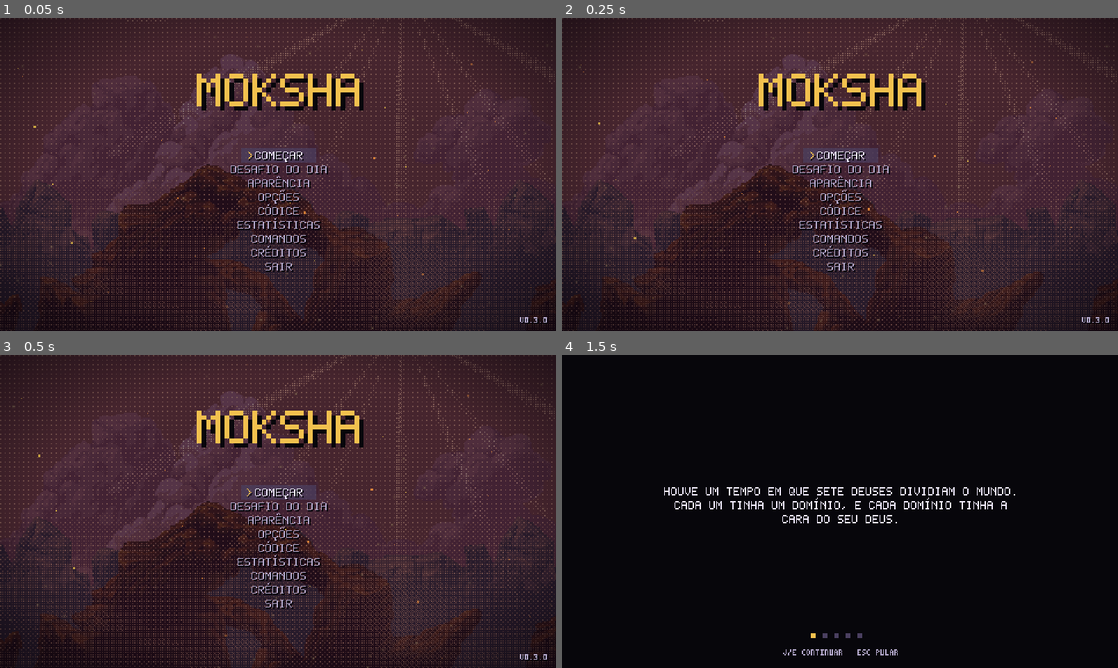
Above: before the commit, frames 1-4 (two rows, left to right).
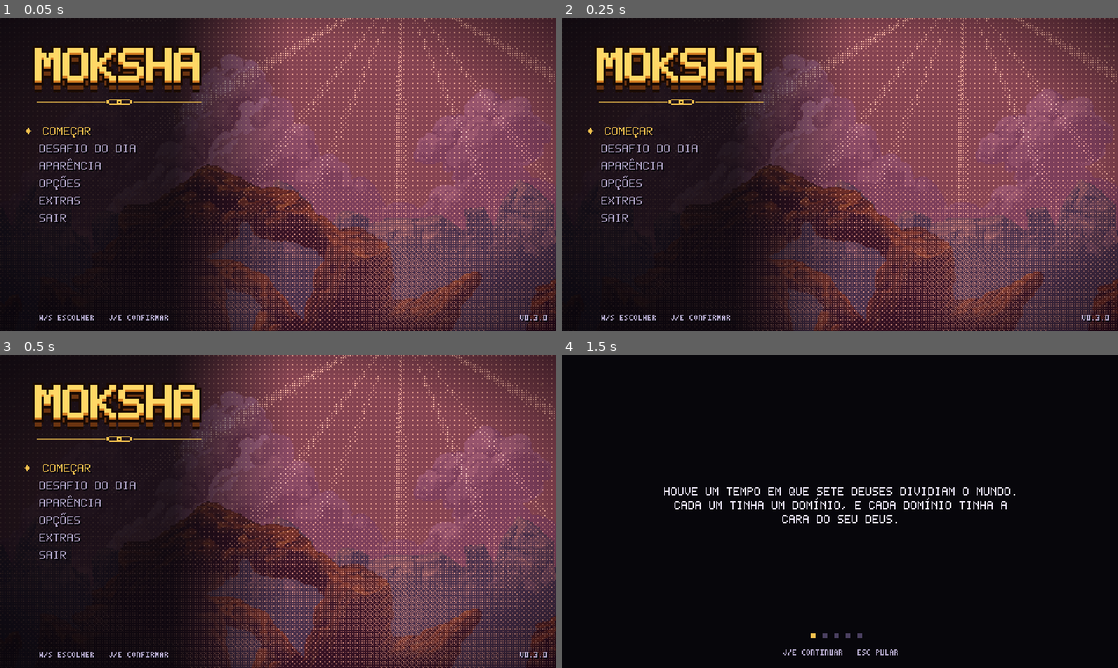
Above: after the commit, the same moments.

Repository: MrRobotS0/Roguevania
Game: Godot game, scene res://scenes/main.tscn
Same seed, same stepped clock (60 frames per second), same inputs: the game is played once before the commit and once after it.
Inputs (mouse positions are in pixels of both pictures, inside the frame that each line leads up to):
- Up to frame 1 (0.05 s): no input
- Up to frame 2 (0.25 s): no input
- Up to frame 3 (0.5 s): no input
- Up to frame 4 (1.5 s): tap Enter (confirm) at 0.5, 0.6 s; move the mouse to (962, 495) at 0.52 s; hold D (right) 0.53-1.28 s; click (962, 495) at 0.67 s; tap Space (jump) at 0.77 s; tap F5 (reset) at 1.25 s; move the mouse to (728, 527) at 1.27 s; hold S (down) from 1.28 s (still down); click (728, 527) at 1.35 s

The runs differ from the first frame. In frame 1, 77% of the frame differs, in the area x 0-100%, y 0-100%; in frame 2, 77%; in frame 3, 77%; in frame 4, nothing differs.

Commit message:
Menu do título enxuto: coluna à esquerda sobre degradê escuro com o cenário limpo à direita, logo MOKSHA em ouro com contorno e relevo, 7 itens (CÓDICE, ESTATÍSTICAS, COMANDOS e CRÉDITOS foram para EXTRAS), seleção por losango sem caixa, rodapé discreto; sem brasas e com a ambiência fraca no título. Prévia sem abrir o jogo: tools/previa_titulo.py

Diff:
--- a/scripts/main.gd
+++ b/scripts/main.gd
@@ -96,6 +96,8 @@
 	Run.active = false
 	_clear_level()
 	_load_backdrop_preview()
+	# no título o ar do domínio fica de leve: o menu é o que importa
+	ambience.modulate.a = 0.35
 	screen.show_title()
 	Music.play("titulo")
 
@@ -173,6 +175,13 @@
 			options_screen.open()
 		"stats":
 			menu.open_text("ESTATÍSTICAS", Meta.stats_text())
+		"extras":
+			# o que saiu do menu principal: uma lista curta à parte
+			var options: Array[Dictionary] = []
+			for o in Screen.EXTRAS:
+				options.append({"label": o[1], "detail": ""})
+			menu.open_choice("EXTRAS", "", options, func(i: int) -> void:
+				_on_title_option.call_deferred(String(Screen.EXTRAS[i][0])))
 		"codex":
 			open_codex()
 		"credits":
@@ -295,6 +304,7 @@
 
 
 func _load_stage() -> void:
+	ambience.modulate.a = 1.0
 	_clear_level()
 	Engine.time_scale = 1.0
 	Fx.shake = 0.0
--- a/scripts/ui/screen.gd
+++ b/scripts/ui/screen.gd
@@ -7,6 +7,7 @@
 signal confirmed
 signal title_option(id: String)
 
+# Menu do título: só o essencial. O resto mora em EXTRAS (main.gd abre a lista).
 const TITLE_OPTIONS := [
 	["update", "ATUALIZAR AGORA"],
 	["continue", "CONTINUAR"],
@@ -14,12 +15,23 @@
 	["daily", "DESAFIO DO DIA"],
 	["skins", "APARÊNCIA"],
 	["options", "OPÇÕES"],
+	["extras", "EXTRAS"],
+	["quit", "SAIR"],
+]
+const EXTRAS := [
 	["codex", "CÓDICE"],
 	["stats", "ESTATÍSTICAS"],
 	["controls", "COMANDOS"],
 	["credits", "CRÉDITOS"],
-	["quit", "SAIR"],
 ]
+
+# ouro do título, em degraus: contorno, relevo e as duas faces da letra
+const INK := Color("1a0b04")
+const BRONZE := Color("6b3410")
+const GOLD_DEEP := Color("d27c22")
+const GOLD_FACE := Color("ffd866")
+const MENU_X := 34.0
+const MENU_STEP := 15.0
 
 var mode := ""
 var lines: Array = []       # [[texto, cor]]
@@ -133,51 +145,102 @@
 
 func _draw() -> void:
 	var size := get_viewport_rect().size
+	var mid := size.x * 0.5
+	if mode == "title":
+		_draw_title(size)
+		return
 	var veil := Palette.UI_SHADOW
-	veil.a = 0.92 if mode != "title" else 0.5
+	veil.a = 0.92
 	draw_rect(Rect2(Vector2.ZERO, size), veil)
-	var mid := size.x * 0.5
 	match mode:
-		"title":
-			_embers(size)
-			PixelFont.body_centered(self, "MOKSHA", Vector2(mid, 62), Palette.GOLD, 4)
-			_title_menu(Vector2(mid, 118))
-			var tag := "V" + Updater.version + (("  ·  ATUALIZAÇÃO %s PRONTA" % Updater.pending) if Updater.pending != "" else "")
-			PixelFont.draw(self, tag, Vector2(size.x - 8 - PixelFont.width(tag), size.y - 12), Palette.UI_DIM)
 		"death":
 			PixelFont.body_centered(self, "VOCÊ MORREU", Vector2(mid, 74), Palette.HURT, 3)
 		"victory":
 			PixelFont.body_centered(self, "A JORNADA TERMINOU", Vector2(mid, 70), Palette.GOLD, 2)
-	var y := size.y - 28.0 if mode == "title" else 106.0
+	var y := 106.0
 	for l in lines:
 		PixelFont.body_centered(self, l[0], Vector2(mid, y), l[1])
 		y += PixelFont.BODY_LINE
-	if mode != "title" and _t > 0.6 and int(_t * 2.0) % 2 == 0:
+	if _t > 0.6 and int(_t * 2.0) % 2 == 0:
 		PixelFont.body_centered(self, "%s  NOVA PARTIDA" % Controls.hint("confirm"), Vector2(mid, size.y - 36), Palette.UI_TEXT)
+
+
+# Título: uma coluna à esquerda (logo, menu, rodapé) sobre um degradê escuro
+# que some para a direita, onde o cenário aparece limpo.
+func _draw_title(size: Vector2) -> void:
+	var dark := Palette.UI_SHADOW
+	var clear := dark
+	dark.a = 0.82
+	clear.a = 0.0
+	var edge := 250.0
+	draw_rect(Rect2(0, 0, 150, size.y), dark)
+	draw_polygon(PackedVector2Array([Vector2(150, 0), Vector2(edge, 0), Vector2(edge, size.y), Vector2(150, size.y)]),
+		PackedColorArray([dark, clear, clear, dark]))
+	var logo_w := _logo(Vector2(MENU_X - 4, 26))
+	_sigil(Vector2(MENU_X - 2, 72), logo_w)
+	_title_menu(Vector2(MENU_X, 98))
+	# rodapé: partida salva, dica de teclas e versão, pequenos e apagados
+	var foot := size.y - 14.0
+	var hint := "%s ESCOLHER   %s CONFIRMAR" % [Controls.hint("move"), Controls.hint("confirm")]
+	PixelFont.draw(self, hint, Vector2(MENU_X, foot), Palette.UI_DIM)
+	if not lines.is_empty():
+		PixelFont.draw(self, String(lines[0][0]), Vector2(MENU_X, foot - 11), Color(lines[0][1]).darkened(0.15))
+	var tag := "V" + Updater.version
+	PixelFont.draw(self, tag, Vector2(size.x - 8 - PixelFont.width(tag), foot), Palette.UI_DIM)
+
+
+# MOKSHA em ouro: contorno escuro, relevo em bronze, face funda embaixo e face
+# clara em cima. Cada camada sai duas vezes, 2 px para o lado: a fonte de texto
+# tem traço de 1 pixel e, em 4x, o logo ficava fino.
+func _logo(at: Vector2) -> float:
+	for d in [Vector2(0, 10), Vector2(0, 8), Vector2(0, 6)]:
+		_bold(at + d, BRONZE if d.y < 10 else INK)
+	for d in [Vector2(-2, 0), Vector2(2, 0), Vector2(0, -2), Vector2(-2, -2), Vector2(2, -2), Vector2(-2, 4), Vector2(2, 4)]:
+		_bold(at + d, INK)
+	_bold(at + Vector2(0, 2), GOLD_DEEP)
+	_bold(at, GOLD_FACE)
+	return float(PixelFont.body_width("MOKSHA", 4) + 2)
+
+
+func _bold(at: Vector2, color: Color) -> void:
+	var none := Color(0, 0, 0, 0)
+	PixelFont.body(self, "MOKSHA", at, color, 4, none)
+	PixelFont.body(self, "MOKSHA", at + Vector2(2, 0), color, 4, none)
+
+
+# Selo de pixel embaixo do logo: linha, olho, linha.
+func _sigil(at: Vector2, w: float) -> void:
+	var gold := Palette.GOLD
+	var c := at + Vector2(w * 0.5, 0)
+	var line := gold
+	line.a = 0.7
+	draw_rect(Rect2(at.x, at.y, w * 0.5 - 12, 1), line)
+	draw_rect(Rect2(c.x + 12, at.y, w * 0.5 - 12, 1), line)
+	draw_rect(Rect2(c.x - 9, at.y - 2, 18, 1), gold)
+	draw_rect(Rect2(c.x - 9, at.y + 2, 18, 1), gold)
+	draw_rect(Rect2(c.x - 11, at.y - 1, 2, 3), gold)
+	draw_rect(Rect2(c.x + 9, at.y - 1, 2, 3), gold)
+	draw_rect(Rect2(c.x - 2, at.y - 1, 4, 3), gold)
+	draw_rect(Rect2(c.x - 1, at.y, 2, 1), INK)
 
 
 func _title_menu(top: Vector2) -> void:
 	for i in _options.size():
 		var label: String = _options[i][1]
-		var y := top.y + i * 12.0
+		var y := top.y + i * MENU_STEP
 		var selected := i == _index
+		var x := top.x
 		if selected:
-			var w := PixelFont.body_width(label) + 24.0
-			var hl := Palette.UI_FRAME
-			hl.a = 0.7
-			draw_rect(Rect2(roundf(top.x - w * 0.5), y - 6, roundf(w), 13), hl)
-			var bob := 1.0 if int(_t * 4.0) % 2 == 0 else 0.0
-			PixelFont.body(self, ">", Vector2(roundf(top.x - w * 0.5) + 4 + bob, y - 3), Palette.GOLD)
-		PixelFont.body_centered(self, label, Vector2(top.x, y), Palette.UI_TEXT if selected else Palette.UI_DIM)
-
-
-# Brasas subindo devagar: o deserto ainda queima.
-func _embers(size: Vector2) -> void:
-	for i in 36:
-		var speed := 10.0 + (i * 7) % 13
-		var life := fposmod(_t * speed / size.y + i * 0.137, 1.0)
-		var x := fposmod(i * 83.0 + sin(_t * 0.7 + i) * 12.0, size.x)
-		var y := size.y + 6.0 - life * (size.y + 12.0)
-		var c := Palette.BURN if i % 3 else Palette.DANGER
-		c.a = sin(life * PI) * 0.8
-		draw_rect(Rect2(floorf(x), floorf(y), 1 if i % 4 else 2, 1 if i % 4 else 2), c)
+			# marcador: um losango de 5 px que respira; o item escolhido anda 3 px
+			var bob := 1.0 if int(_t * 3.0) % 2 == 0 else 0.0
+			var mx := top.x - 13.0 + bob
+			draw_rect(Rect2(mx + 2, y - 3, 1, 1), Palette.GOLD)
+			draw_rect(Rect2(mx + 1, y - 2, 3, 1), Palette.GOLD)
+			draw_rect(Rect2(mx, y - 1, 5, 1), Palette.GOLD)
+			draw_rect(Rect2(mx + 1, y, 3, 1), Palette.GOLD)
+			draw_rect(Rect2(mx + 2, y + 1, 1, 1), Palette.GOLD)
+			x += 3.0
+		var color := Palette.GOLD if selected else Palette.UI_DIM
+		if _options[i][0] == "update":
+			color = Palette.ESSENCE if not selected else Palette.GOLD
+		PixelFont.body(self, label, Vector2(x, y - 4), color)
--- a/tests/run_tests.gd
+++ b/tests/run_tests.gd
@@ -639,7 +639,7 @@
 
 
 func _font_covers_text() -> void:
-	var texts: Array[String] = ["ÁÀÂÃÉÊÍÓÔÕÚÇ ÇÃO NÍVEL FÚRIA ASTÚCIA ESSÊNCIA", Screen.TITLE_OPTIONS.map(func(o: Array) -> String: return o[1]).reduce(func(a: String, b: String) -> String: return a + b, "")]
+	var texts: Array[String] = ["ÁÀÂÃÉÊÍÓÔÕÚÇ ÇÃO NÍVEL FÚRIA ASTÚCIA ESSÊNCIA", (Screen.TITLE_OPTIONS + Screen.EXTRAS).map(func(o: Array) -> String: return o[1]).reduce(func(a: String, b: String) -> String: return a + b, "")]
 	var b := Catalog.biome("mar_de_cinzas")
 	texts.append(b.title)
 	texts.append(b.subtitle)
@@ -1389,7 +1389,9 @@
 
 func _credits() -> void:
 	var ids := Screen.TITLE_OPTIONS.map(func(o: Array) -> String: return String(o[0]))
-	_check(ids.has("credits"), "o título não tem CRÉDITOS")
+	var extras := Screen.EXTRAS.map(func(o: Array) -> String: return String(o[0]))
+	_check(ids.has("extras") and extras.has("credits"), "CRÉDITOS não está em EXTRAS no título")
+	_check(ids.size() <= 8, "o menu do título voltou a crescer: %d itens" % ids.size())
 	for f in ["res://content/creditos.txt", "res://content/creditos_en.txt"]:
 		var text := FileAccess.get_file_as_string(f)
 		for who in ["ANSIMUZ", "THEBLACKSWORD", "REDSHRIKE", "EMCEE FLESHER", "BALMER", "CALCIUMTRICE", "TIOPALADA"]:
Not shown, changed: content/lang/en.txt
